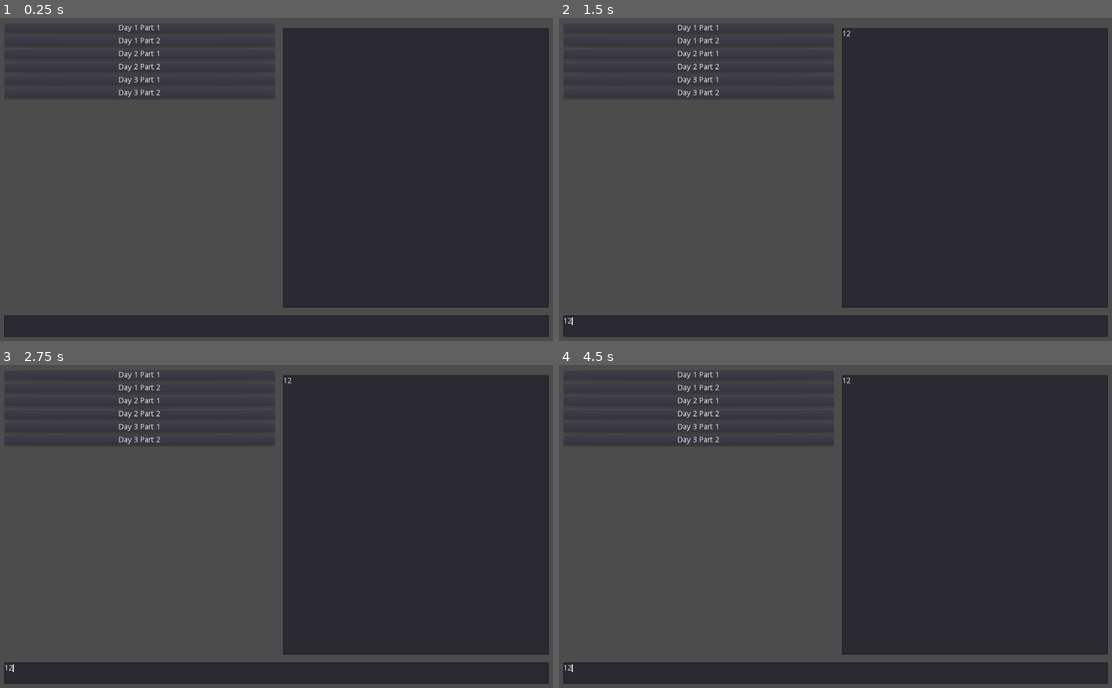
Above: before the commit, frames 1-4 (two rows, left to right).
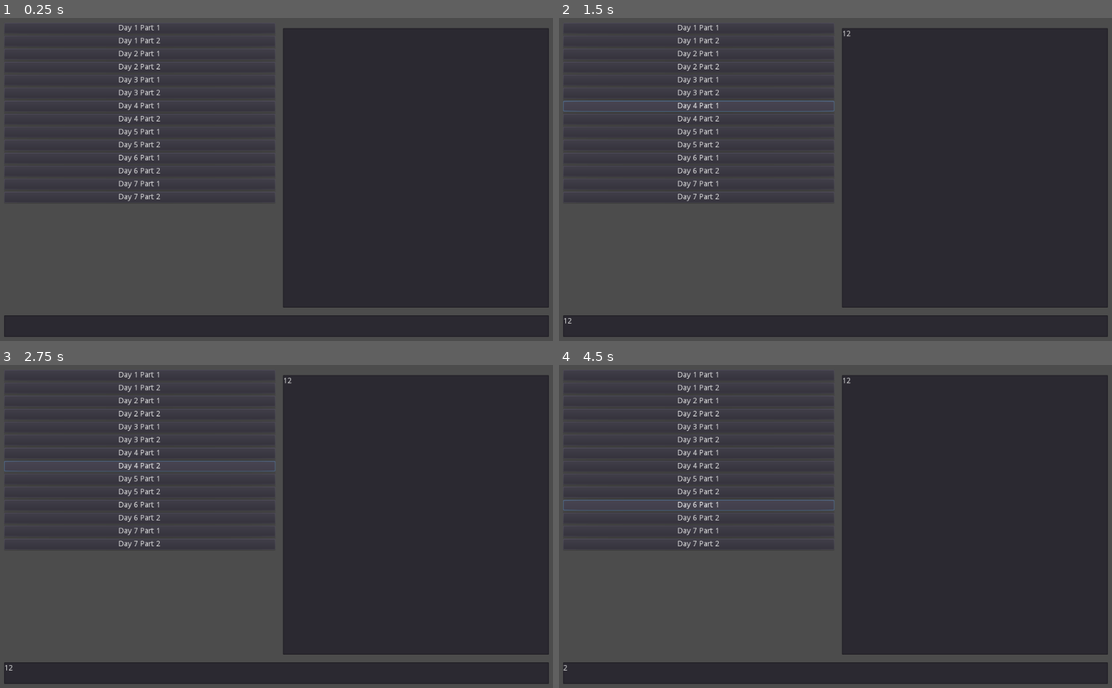
Above: after the commit, the same moments.

Repository: RisingThumb/Advent-of-Code-2020
Game: Godot game, scene res://Runner.tscn
The game is run twice, just before and just after one commit, with the same random seed, the same clock (stepped at 60 frames per second) and the same inputs.
Inputs (mouse positions are in pixels of both pictures, inside the frame that each line leads up to):
- Up to frame 1 (0.25 s): no input
- Up to frame 2 (1.5 s): click (973, 166) at 0.52 s; type "12" at 0.6 s; click (835, 324) at 0.75 s; type "12" at 0.83 s; click (697, 105) at 1.25 s, where only the run after the commit has a clickable "Day 4 Part 1"
- Up to frame 3 (2.75 s): click (138, 465) at 2 s, where only the run after the commit has a clickable "Day 4 Part 2"
- Up to frame 4 (4.5 s): click (697, 478) at 2.75 s, where only the run after the commit has a clickable "Day 5 Part 1"; click (697, 490) at 3.5 s, where only the run after the commit has a clickable "Day 5 Part 2"; click (697, 503) at 4.25 s, where only the run after the commit has a clickable "Day 6 Part 1"

The runs differ from the first frame. In frame 1, 1.1% of the frame differs, in the area x 3-48%, y 26-57%; in frame 2, 1.3%; in frame 3, 1.2%; in frame 4, 1.4%, in the area x 0-100%, y 26-99%.
Error after the commit: Invalid get index '1' (on base: 'PoolStringArray'). (res://Runner.gd:173)

Commit message:
Day 4, 5, 6

Diff:
--- a/Runner.gd
+++ b/Runner.gd
@@ -13,7 +13,6 @@
 			if int(input.get_line(i)) + int(input.get_line(j)) == 2020:
 				output.text = str(int(input.get_line(i)) * int(input.get_line(j)))
 				break
-
 
 func _on_Day1Part2_pressed():
 	var lines = input.get_line_count()
@@ -27,7 +26,6 @@
 				if int(input.get_line(i)) + int(input.get_line(j)) + int(input.get_line(k)) == 2020:
 					output.text = str(int(input.get_line(i)) * int(input.get_line(j)) * int(input.get_line(k)))
 					break
-
 
 func _on_Day2Part1_pressed():
 	var lines = input.get_line_count()
@@ -53,7 +51,6 @@
 			numberOfValid +=1
 	output.text = str(numberOfValid)
 
-
 func _on_Day2Part2_pressed():
 	var lines = input.get_line_count()
 	var numberOfValid = 0
@@ -97,3 +94,243 @@
 	for slope in slopes:
 		finalOut *= findAmountForSlope(slope)
 	output.text = str(finalOut)
+
+var passport_fields = ["byr", "iyr", "eyr", "hgt", "hcl", "ecl", "pid", "cid"]
+
+func passValid(port: Dictionary, part2= false) -> int:
+	var isValid = 0
+	if port.keys().size() == passport_fields.size() or \
+		port.keys().size() == passport_fields.size()-1 and !("cid" in port.keys()):
+		isValid = 1
+		if part2:
+			for element in port.keys():
+				match element:
+					"byr":
+						if int(port[element]) > 2002 or int(port[element]) < 1920:
+							isValid = 0
+					"iyr":
+						if int(port[element]) < 2010 or int(port[element]) > 2020:
+							isValid = 0
+					"eyr":
+						if int(port[element]) > 2030 or int(port[element]) < 2020:
+							isValid = 0
+					"hgt":
+						var el = port[element]
+						if el.ends_with("cm"):
+							var centi = int(el.trim_suffix("cm"))
+							if centi < 150 or centi > 193:
+								isValid = 0
+						elif el.ends_with("in"):
+							var inches = int(el.trim_suffix("in"))
+							if inches < 59 or inches > 76:
+								isValid = 0
+						else:
+							isValid = 0
+					"hcl":
+						var el:String = port[element]
+						if el.length() != 7:
+							isValid = 0
+						var validChars = "0123456789abcdef"
+						if el.begins_with("#"):
+							el = el.trim_prefix("#")
+							for c in el:
+								if not (c in validChars):
+									isValid = 0
+									break
+						else:
+							isValid = 0
+					"ecl":
+						var el:String = port[element]
+						var validECL = ["amb", "blu", "brn", "gry", "grn", "hzl", "oth"]
+						if not (el in validECL):
+							isValid = 0
+					"pid":
+						var el:String = port[element]
+						var validChars = "0123456789"
+						if el.length() != 9:
+							isValid = 0
+						else:
+							for c in el:
+								if not (c in validChars):
+									isValid = 0
+									break
+	return isValid
+
+func _on_Day4Part1_pressed():
+	var lines = input.get_line_count()
+	var thisPort = {}
+	var validCount = 0
+	for i in range(lines):
+		var thisLine = input.get_line(i)
+		if thisLine == "":
+			validCount += passValid(thisPort)
+			thisPort.clear()
+			continue
+
+		var lineSplit = thisLine.split(" ")
+		for part in lineSplit:
+			var sides = part.split(":")
+			thisPort[sides[0]]=sides[1]
+
+	validCount += passValid(thisPort)
+	output.text = str(validCount)
+
+func _on_Day4Part2_pressed():
+	var lines = input.get_line_count()
+	var thisPort = {}
+	var validCount = 0
+	for i in range(lines):
+		var thisLine = input.get_line(i)
+		if thisLine == "":
+			validCount += passValid(thisPort, true)
+			thisPort.clear()
+			continue
+
+		var lineSplit = thisLine.split(" ")
+		for part in lineSplit:
+			var sides = part.split(":")
+			thisPort[sides[0]]=sides[1]
+
+	validCount += passValid(thisPort, true)
+	output.text = str(validCount)
+
+
+func _on_Day5Part1_pressed():
+	var lines = input.get_line_count()
+	var largestID = -1
+	for i in range(lines):
+		var shifter = 64
+		var upper = 127
+		var lower = 0
+		var line = input.get_line(i)
+		for j in range(7):
+			var c = line[j]
+			if c == "F":
+				upper -= shifter
+			if c == "B":
+				lower += shifter
+			shifter/=2
+		var row = upper
+		upper = 7
+		lower = 0
+		shifter = 4
+		for j in range(3):
+			var c = line[j+7]
+			if c == "L":
+				upper -= shifter
+			if c == "R":
+				lower += shifter
+			shifter /= 2
+		var col = upper
+
+		var seatID = row * 8 + col
+		if seatID > largestID:
+			largestID = seatID
+	output.text = str(largestID)
+
+
+func _on_Day5Part2_pressed():
+	var seats = []
+	var lines = input.get_line_count()
+	var largestID = -1
+	for i in range(lines):
+		var shifter = 64
+		var upper = 127
+		var lower = 0
+		var line = input.get_line(i)
+		for j in range(7):
+			var c = line[j]
+			if c == "F":
+				upper -= shifter
+			if c == "B":
+				lower += shifter
+			shifter/=2
+		var row = upper
+		upper = 7
+		lower = 0
+		shifter = 4
+		for j in range(3):
+			var c = line[j+7]
+			if c == "L":
+				upper -= shifter
+			if c == "R":
+				lower += shifter
+			shifter /= 2
+		var col = upper
+
+		var seatID = row * 8 + col
+		seats.append(seatID)
+
+	seats.sort()
+	var previousID = -1
+	for seat in seats:
+		if previousID == -1:
+			previousID = seat
+			continue
+		if (seat-previousID) == 2:
+			output.text = str(previousID+1)
+			break
+		previousID = seat
+
+
+func _on_Day6Part1_pressed():
+	var groups = [[]]
+	var lines = input.get_line_count()
+	for i in range(lines):
+		var line = input.get_line(i)
+		if line == "":
+			groups.append([])
+			continue
+		for c in line:
+			groups[-1].append(line)
+	#print(groups)
+	var count = 0
+	for group in groups:
+		var questions = []
+		for person in group:
+			for c in person:
+				if !(c in questions):
+					questions.append(c)
+		count += questions.size()
+	output.text = str(count)
+
+
+func _on_Day6Part2_pressed():
+	var groups = [[]]
+	var lines = input.get_line_count()
+	for i in range(lines):
+		var line = input.get_line(i)
+		if line == "":
+			groups.append([])
+			continue
+		for c in line:
+			groups[-1].append(line)
+	var count = 0
+	for group in groups:
+		var questions = []
+		var questionsAdded = []
+		var firstPerson = true
+		for person in group:
+			if firstPerson:
+				for c in person:
+					questions.append(c)
+				firstPerson = false
+			else:
+				var removalLetters = []
+				for q in questions:
+					if !(q in person):
+						removalLetters.append(q)
+				for l in removalLetters:
+					questions.remove(questions.find(l))
+
+		count += questions.size()
+	output.text = str(count)
+	print(count)
+
+
+func _on_Day7Part1_pressed():
+	pass # Replace with function body.
+
+
+func _on_Day7Part2_pressed():
+	pass # Replace with function body.
--- a/Runner.tscn
+++ b/Runner.tscn
@@ -78,6 +78,54 @@
 margin_bottom = 140.0
 text = "Day 3 Part 2"
 
+[node name="Day4Part1" type="Button" parent="VBoxContainer/HBoxContainer/ScrollContainer/VBoxContainer"]
+margin_top = 144.0
+margin_right = 500.0
+margin_bottom = 164.0
+text = "Day 4 Part 1"
+
+[node name="Day4Part2" type="Button" parent="VBoxContainer/HBoxContainer/ScrollContainer/VBoxContainer"]
+margin_top = 168.0
+margin_right = 500.0
+margin_bottom = 188.0
+text = "Day 4 Part 2"
+
+[node name="Day5Part1" type="Button" parent="VBoxContainer/HBoxContainer/ScrollContainer/VBoxContainer"]
+margin_top = 192.0
+margin_right = 500.0
+margin_bottom = 212.0
+text = "Day 5 Part 1"
+
+[node name="Day5Part2" type="Button" parent="VBoxContainer/HBoxContainer/ScrollContainer/VBoxContainer"]
+margin_top = 216.0
+margin_right = 500.0
+margin_bottom = 236.0
+text = "Day 5 Part 2"
+
+[node name="Day6Part1" type="Button" parent="VBoxContainer/HBoxContainer/ScrollContainer/VBoxContainer"]
+margin_top = 240.0
+margin_right = 500.0
+margin_bottom = 260.0
+text = "Day 6 Part 1"
+
+[node name="Day6Part2" type="Button" parent="VBoxContainer/HBoxContainer/ScrollContainer/VBoxContainer"]
+margin_top = 264.0
+margin_right = 500.0
+margin_bottom = 284.0
+text = "Day 6 Part 2"
+
+[node name="Day7Part1" type="Button" parent="VBoxContainer/HBoxContainer/ScrollContainer/VBoxContainer"]
+margin_top = 288.0
+margin_right = 500.0
+margin_bottom = 308.0
+text = "Day 7 Part 1"
+
+[node name="Day7Part2" type="Button" parent="VBoxContainer/HBoxContainer/ScrollContainer/VBoxContainer"]
+margin_top = 312.0
+margin_right = 500.0
+margin_bottom = 332.0
+text = "Day 7 Part 2"
+
 [node name="MarginContainer" type="MarginContainer" parent="VBoxContainer/HBoxContainer"]
 margin_left = 504.0
 margin_right = 1004.0
@@ -106,3 +154,11 @@
 [connection signal="pressed" from="VBoxContainer/HBoxContainer/ScrollContainer/VBoxContainer/Day2Part2" to="." method="_on_Day2Part2_pressed"]
 [connection signal="pressed" from="VBoxContainer/HBoxContainer/ScrollContainer/VBoxContainer/Day3Part1" to="." method="_on_Day3Part1_pressed"]
 [connection signal="pressed" from="VBoxContainer/HBoxContainer/ScrollContainer/VBoxContainer/Day3Part2" to="." method="_on_Day3Part2_pressed"]
+[connection signal="pressed" from="VBoxContainer/HBoxContainer/ScrollContainer/VBoxContainer/Day4Part1" to="." method="_on_Day4Part1_pressed"]
+[connection signal="pressed" from="VBoxContainer/HBoxContainer/ScrollContainer/VBoxContainer/Day4Part2" to="." method="_on_Day4Part2_pressed"]
+[connection signal="pressed" from="VBoxContainer/HBoxContainer/ScrollContainer/VBoxContainer/Day5Part1" to="." method="_on_Day5Part1_pressed"]
+[connection signal="pressed" from="VBoxContainer/HBoxContainer/ScrollContainer/VBoxContainer/Day5Part2" to="." method="_on_Day5Part2_pressed"]
+[connection signal="pressed" from="VBoxContainer/HBoxContainer/ScrollContainer/VBoxContainer/Day6Part1" to="." method="_on_Day6Part1_pressed"]
+[connection signal="pressed" from="VBoxContainer/HBoxContainer/ScrollContainer/VBoxContainer/Day6Part2" to="." method="_on_Day6Part2_pressed"]
+[connection signal="pressed" from="VBoxContainer/HBoxContainer/ScrollContainer/VBoxContainer/Day7Part1" to="." method="_on_Day7Part1_pressed"]
+[connection signal="pressed" from="VBoxContainer/HBoxContainer/ScrollContainer/VBoxContainer/Day7Part2" to="." method="_on_Day7Part2_pressed"]
